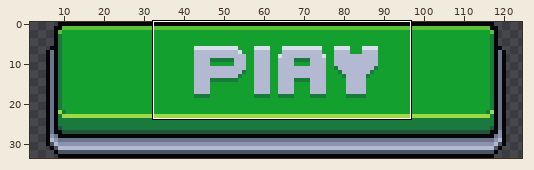
Edited in one commit: pixel-art file (src/UI/play_button.aseprite). Above, an overview of the earlier version with the close-up marked.
Close-up. Before the commit:
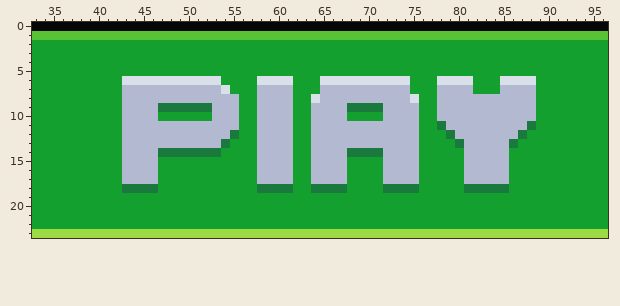
127x34 pixels, 1 frame. Shown: x 33..96, y 0..23. The wide view leaves out empty margins.
Once edited:
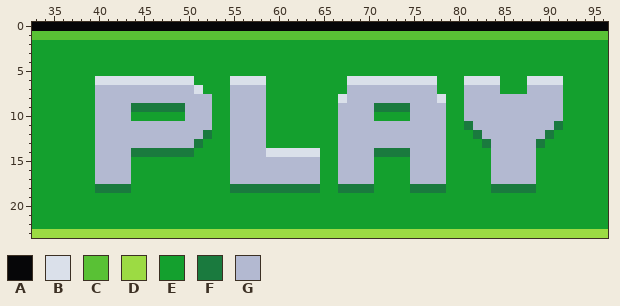
Palette (. is transparent): A #060608  B #dae0ea  C #59c135  D #9cdb43  E #14a02e  F #1a7a3e  G #b3b9d1
The exact change:
Layer "Layer 2":
Colour E gives way to colour B in row 6 at x 40 to 42, 55 to 57, 75 to 77, 82 to 84 and 89 to 91; in row 14 at x 62 to 63.
Colour G gives way to colour B in row 7 at x 51; in row 8 at x 67 and 78; in row 14 at x 59 to 61 and 64.
Colour B gives way to colour E in row 6 at x 51 to 53, 59 to 61, 65 to 67, 78 to 80 and 85 to 87; in row 7 at x 54; in row 8 at x 64.
Colour F gives way to colour E in row 12 at x 79; in row 13 at x 54 and 80; in row 14 at x 51 to 53; in row 18 at x 44 to 46, 65 to 66, 72 to 74 and 81 to 83.
Colour G gives way to colour E in row 7 at x 52 to 53, 59 to 61, 65 to 67, 78 to 80 and 85 to 87; in row 8 at x 53 to 54, 59 to 61, 65 to 66 and 79 to 80; in row 9 at x 53 to 54, 59 to 61, 64 to 66 and 79 to 80; in row 10 at x 44 to 46, 53 to 54, 59 to 61, 64 to 66, 72 to 74 and 79 to 80; in row 11 at x 53 to 54, 59 to 61, 64 to 66 and 79 to 80; in row 12 at x 53 to 54, 59 to 61, 64 to 66 and 80 to 81.
Colour G gives way to colour E in row 13 at x 52 to 53, 59 to 61, 64 to 66 and 81 to 82; in row 14 at x 65 to 66 and 81 to 83; in rows 15 to 17 at x 44 to 46, 65 to 66, 72 to 74 and 81 to 83.
Colour E gives way to colour F in row 11 at x 91; in row 12 at x 90; in row 13 at x 89; in row 18 at x 40 to 42, 55 to 57, 62 to 63, 68 to 70, 76 to 78 and 86 to 88.
Colour G gives way to colour F in row 9 at x 44 to 46 and 72 to 74; in row 11 at x 81; in row 12 at x 52 and 82; in row 13 at x 51 and 83; in row 14 at x 44 to 46 and 72 to 74.
Colour B gives way to colour G in row 8 at x 75.
Colour E gives way to colour G in row 7 at x 40 to 42, 55 to 57, 75 to 77, 82 to 84 and 89 to 91; in rows 8 to 9 at x 40 to 42, 56 to 57, 76 to 77 and 89 to 91; in row 10 at x 40 to 42, 50 to 52, 56 to 57, 68 to 70, 76 to 77 and 89 to 91; in row 11 at x 40 to 42, 56 to 57, 76 to 77 and 89 to 90; in row 12 at x 40 to 42, 56 to 57, 76 to 78 and 88 to 89; in row 13 at x 40 to 42, 55 to 57, 76 to 78 and 87 to 88.
Colour E gives way to colour G in row 14 at x 40 to 42, 55 to 57, 76 to 78 and 86 to 88; in rows 15 to 17 at x 40 to 42, 55 to 57, 62 to 63, 68 to 70, 76 to 78 and 86 to 88.
Colour F gives way to colour G in row 9 at x 50 to 52 and 68 to 70; in row 11 at x 78 and 88; in row 12 at x 55 and 87; in row 13 at x 86; in row 14 at x 68 to 70.
Pixel boxes of the changes (left, top, right, bottom) in both close-ups:
changed: (95, 76, 563, 193)
